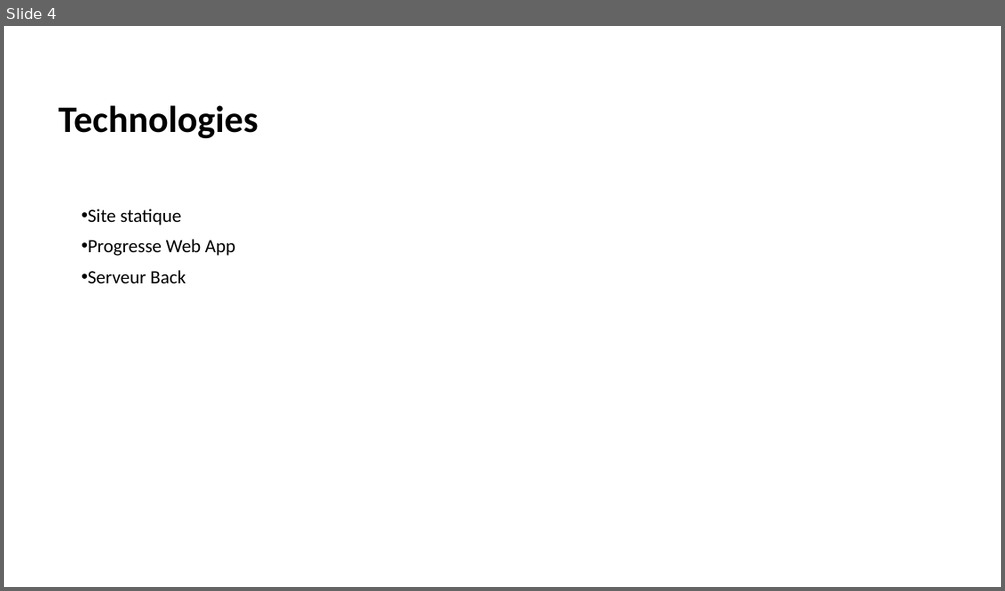
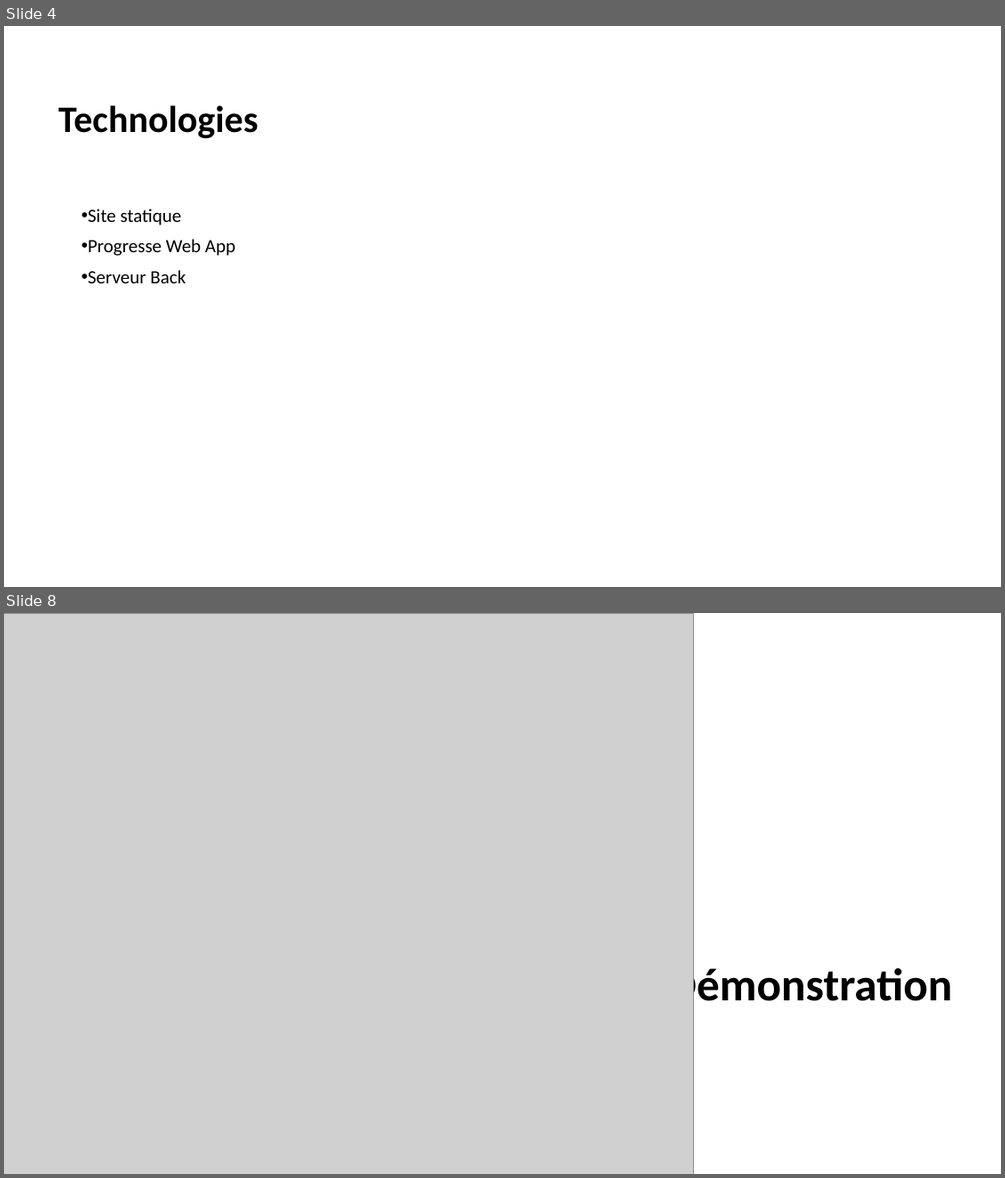
Before and after one commit to Mohamed13/CanIGoOut, a slide deck: Document/Powerpoint - Présentation finale.pptx. Shown one above the other, each under a label of ours: slide 4 before the commit, slides 4 and 8 after it; the slides between them are not shown. The pictures are 1005x591 and 1005x1178 pixels, drawn with LibreOffice and Linux fonts; fonts in the diff are those of the drawing; grey boxes stand for pictures; background and template pictures are left out. Boxes give left, top, right and bottom in pixels: in the first picture for what was removed or moved away, otherwise in the second. Text is boxed around its words. In the diff, an @@ line names an element or a change of style, - is before the commit and + after.

```diff
--- a/Document/Powerpoint - Présentation finale.pptx
+++ b/Document/Powerpoint - Présentation finale.pptx
@@ slide 8 added at <box>4,613,1001,1174</box>, background #FFFFFF @@
@@ rectangle added at <box>4,613,1001,1174</box>, fill #FFFFFF @@
@@ picture added at <box>4,613,695,1174</box> @@
@@ freeform shape added at <box>78,613,1001,1174</box>, outline #FFFFFF 2 pt @@
@@ title added at <box>668,962,953,1011</box>, 44 pt, text #000000, bold @@
+Démonstration
```
Also in this commit, not shown: 6 other slides added.
